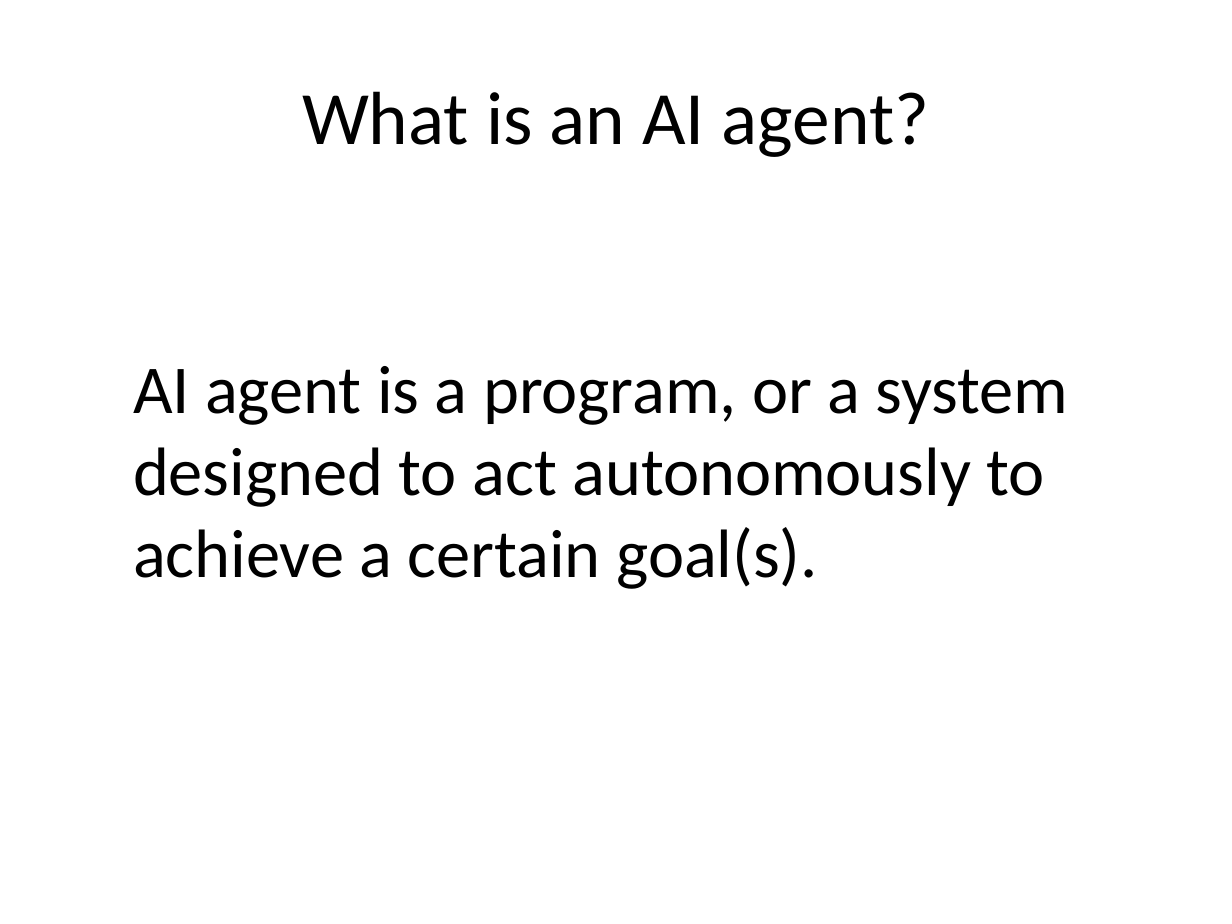
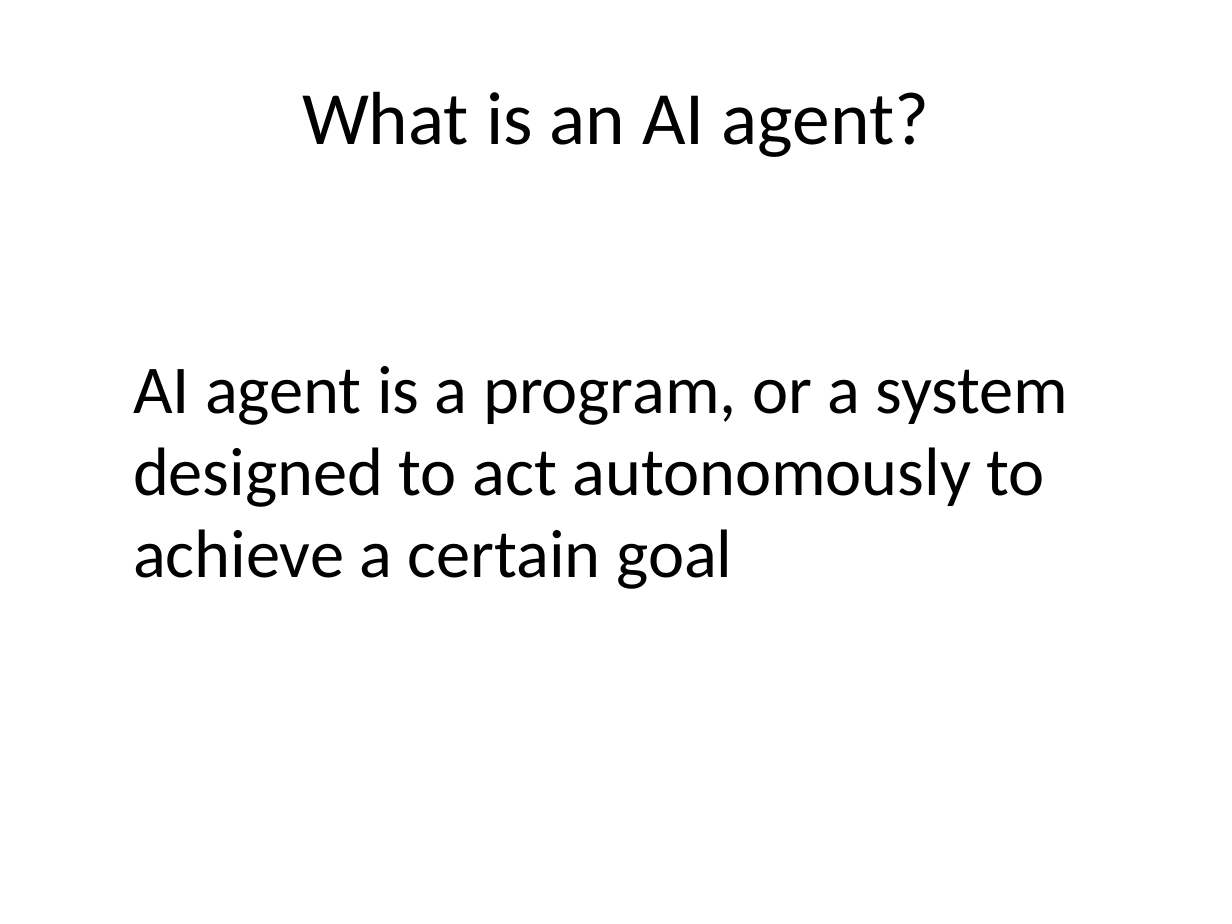
Before and after one commit to kishorec/CSharpCodeGenAgents, a slide deck: slide 2 of docs/CodeGenAgentPresentation.pptx. Drawn at 1232x924 pixels with LibreOffice and Linux fonts; fonts in the diff are those of the drawing. Boxes give left, top, right and bottom in pixels: in the first picture for what was removed or moved away, otherwise in the second. Text is boxed around its words. In the diff, an @@ line names an element or a change of style, - is before the commit and + after.

```diff
--- a/docs/CodeGenAgentPresentation.pptx
+++ b/docs/CodeGenAgentPresentation.pptx
@@ text at (x1=133, y1=366, x2=1069, y2=589): text changed @@
-AI agent is a program, or a system designed to act autonomously to achieve a certain goal(s).
+AI agent is a program, or a system designed to act autonomously to achieve a certain goal
```
Also in this commit, not shown: 3 other slides changed, 6 other files.
